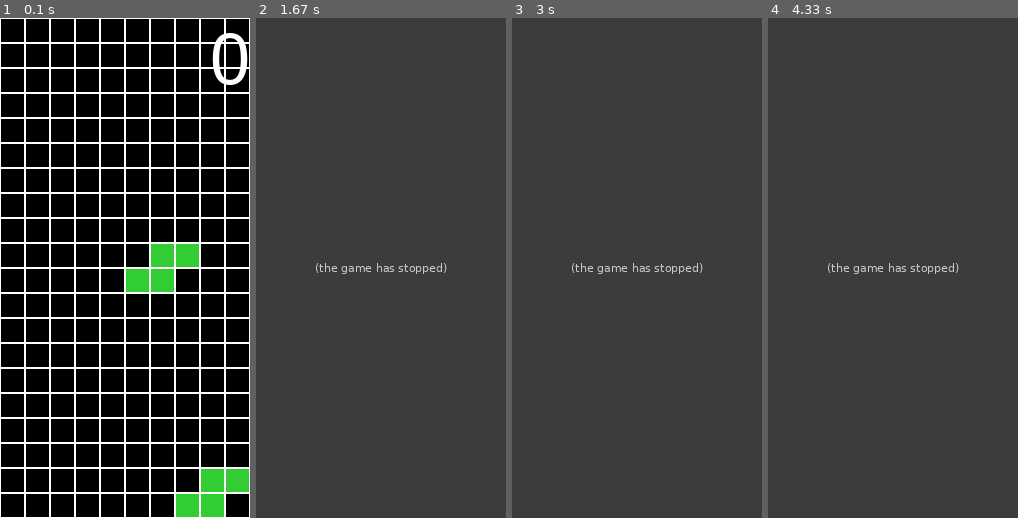
Above: before the commit, frames 1-4 (left to right).
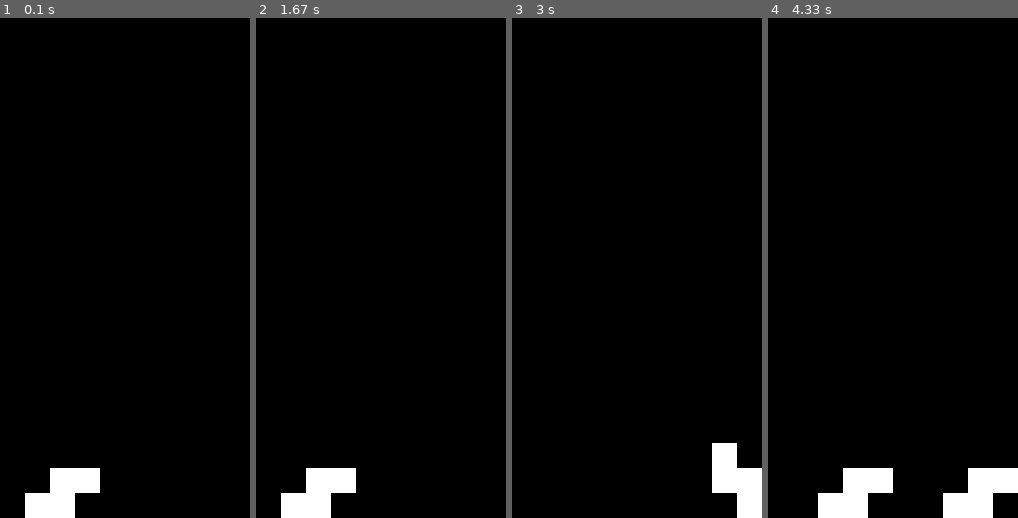
Above: after the commit, the same moments.

Repository: CarsonBarnstable/PyGame_Tetris
Game: pygame game, started from src/Main.py
Two runs of this game, one before a commit and one after it. Both use one fixed random seed, a clock stepped at 60 frames per second and the inputs below.
Inputs:
- Up to frame 1 (0.1 s): no input
- Up to frame 2 (1.67 s): no input
- Up to frame 3 (3 s): no input
- Up to frame 4 (4.33 s): tap Z at 3.57 s; hold X from 3.9 s (still down); hold Down from 3.9 s (still down)

The runs differ from the first frame. In frame 1, 21% of the frame differs, in the area x 0-100%, y 0-100%; in frame 2, 100%; in frame 3, 100%; in frame 4, 100%.
Before the commit the program exited at 1.32 s; later frames show no game.

Commit message:
more refactoring for speed & efficiency

Diff:
--- a/src/Game.py
+++ b/src/Game.py
@@ -17,7 +17,7 @@
 
         # Initializes Game to be displayed
         self.do_ai = True
-        self.draw_possibilities = False
+        self.draw_possibilities = True
         self.calculate_possibilities_scores = True
         self.calculate_best_move = True
         self.make_best_move = True
@@ -41,6 +41,13 @@
         # Initialize Game-Over conditions
         self.continue_game = True
         self.close_button_clicked = False
+
+        # Initialize Game Attributes
+        self.top_left_corner = rect[:2]
+        self.screen_size = rect[2:]
+        self.grid_size = (10, 20)
+        self.score_points = {0: 0, 1: 40, 2: 100, 3: 300, 4: 1200}
+        self.tile_size = [self.screen_size[d]/self.grid_size[d] for d in range(len(self.grid_size))]
 
         # Initialize Score Variables
         self.score = 0
@@ -50,17 +57,13 @@
         self.score_color = pygame.Color("white")
         self.score_bg_color = (0, 0, 0, 0)
 
-        # Initialize Game Attributes
-        self.top_left_corner = rect[:2]
-        self.screen_size = rect[2:]
-        self.grid_size = (10, 20)
-        self.tile_size = [self.screen_size[d]/self.grid_size[d] for d in range(len(self.grid_size))]
-
+        # Set Up Game
         self.active_piece = self.new_piece()
         self.mass = Mass.Mass(self.screen)
 
         if self.do_ai:
-            self.falling_speed = self.computer_fall_speed
+            if not self.draw_possibilities:
+                self.falling_speed = self.computer_fall_speed
             self.intelligence_test()
 
     def play(self):
@@ -126,7 +129,7 @@
         self.draw_score()
 
         # Draws Tile Grid
-        self.draw_tile_background()
+        self.draw_tiles()
 
         # Draws (and renders) all objects to the screen
         pygame.display.flip()
@@ -145,7 +148,6 @@
 
     def decide_continue(self):
         # Checks to see if game should continue
-
         self.continue_game = not self.mass.exists_above_top(self.top_left_corner[1])
         if not self.continue_game:
             self.update_score(0)
@@ -160,30 +162,31 @@
     def handle_key_press(self, key):
         # Handles keys being pressed
         if key == pygame.K_LEFT:
-            self.move_active_piece_horizontally("left")
+            self.move_active_piece_horizontally('L')
         if key == pygame.K_RIGHT:
-            self.move_active_piece_horizontally("right")
+            self.move_active_piece_horizontally('R')
         if key == pygame.K_DOWN:
             self.falling_speed = self.falling_speed * self.fall_speed_multiplier
         if key == pygame.K_SPACE:
             self.active_piece.force_down_to(self.mass.positions())
         if key == pygame.K_z:
-            self.rotate_active_piece(1)
+            self.rotate_active_piece("CCW")
         if key == pygame.K_x:
-            self.rotate_active_piece(-1)
-
-    def draw_tile_background(self):
-        # Draws Background Grid
-
+            self.rotate_active_piece("CW")
+
+    # draws all tiles (to form grid)
+    def draw_tiles(self):
         # Individually Draws all Tiles
         for x_pos in range(self.grid_size[0]):
             for y_pos in range(self.grid_size[1]):
                 this_rect = [x_pos*self.tile_size[0], y_pos*self.tile_size[1]] + self.tile_size
                 pygame.draw.rect(self.screen, self.grid_color, this_rect, self.grid_thickness)
 
+    # instantiates new piece
     def new_piece(self):
         return Piece.Piece(self.screen, self.top_left_corner, self.grid_size, self.tile_size)
 
+    # determines what happens when the "mass" gets touched
     def handle_piece_touching_mass(self):
         self.mass.add(self.active_piece.get_info())
         self.active_piece = self.new_piece()
@@ -193,21 +196,23 @@
         if self.do_ai:
             self.intelligence_test()
 
+    # moves falling piece either left or right (if allowed)
     def move_active_piece_horizontally(self, direction):
         # Moves piece Left/Right along Grid
         shift_direction = 0
-        if direction == "left":
+        if direction == 'L':
             shift_direction = -1
-        if direction == "right":
+        if direction == 'R':
             shift_direction = 1
 
         self.active_piece.shift(shift_direction * self.tile_size[0], self.mass.positions())
 
+    # rotates falling piece either left or right (if allowed)
     def rotate_active_piece(self, rot_direction):
         shift_matrix = (0, 0)
-        if rot_direction == 1:
+        if rot_direction == "CCW":
             shift_matrix = (1, -1)
-        if rot_direction == -1:
+        if rot_direction == "CW":
             shift_matrix = (-1, 1)
 
         self.active_piece.rotate(shift_matrix)
@@ -215,6 +220,7 @@
         if self.active_piece.rotation_was_illegal(shift_matrix, self.mass.positions()):
             self.rotate_active_piece(rot_direction)
 
+    # deals with any full rows (updates score and shifts mass)
     def handle_full_rows(self):
         number_of_full_rows = 0
         for row_num in range(self.grid_size[1]):
@@ -224,13 +230,15 @@
         if number_of_full_rows > 0:
             self.update_score(number_of_full_rows)
 
+    # increments score according to score schema
     def update_score(self, new_row_clears):
-        score_points = {0: 0, 1: 40, 2: 100, 3: 300, 4: 1200}
-        self.score = self.score + score_points[new_row_clears]
-
+        self.score = self.score + self.score_points[new_row_clears]
+
+    # toggles the pause
     def toggle_pause(self):
         self.continue_game = not self.continue_game
 
+    # returns all possible valid outcomes given the circumstances
     def get_all_possible_outcomes(self):
         piece = self.active_piece.get_rects()
         mass_pos = self.mass.positions()
@@ -244,35 +252,34 @@
         possibilities = current_info.get_all_possibilities()
         return possibilities
 
+    # gets score for each  possible outcome
     def get_scores_for(self, possibilities, coefficients):
         scores = {}
-        for key in possibilities.keys():
-            mass = possibilities[key]
+        for key, mass in possibilities.items():
             scores[key] = get_score(mass, self.grid_size, self.tile_size, coefficients)
         return scores
 
     @staticmethod
+    # determines optimal (valid) move
     def get_optimal_moves(in_scores):
         default_move = (0, 1)
 
-        scores = in_scores
-        top_score = scores.get(default_move, 0)
+        top_score = in_scores.get(default_move, 0)
         best_moves = default_move
 
-        for key in scores.keys():
-            current_score = scores.get(key, 0)
-            if current_score > top_score:
-                top_score = current_score
+        for key, temp_score in in_scores.items():
+            if temp_score > top_score:
+                top_score = temp_score
                 best_moves = key
 
         return best_moves
 
+    # makes move according to optimal choice of moves
     def make_move(self, rotation_num, x_shift):
-
         for __ in range(rotation_num):
             self.active_piece.rotate((1, -1))
 
-        overflow_catcher = 10
+        overflow_catcher = self.grid_size[0]
         while self.active_piece.get_centre_x() != x_shift:
             direction = 0
             if self.active_piece.get_centre_x() > x_shift:
@@ -281,7 +288,7 @@
                 direction = 1
             self.active_piece.shift(direction * self.tile_size[0], self.mass.positions())
 
-            overflow_catcher = overflow_catcher - 1
+            overflow_catcher -= 1
             if overflow_catcher == 0:
                 break
 
@@ -289,16 +296,18 @@
             self.draw()
             self.active_piece.fall(self.falling_speed * self.computer_fall_speed)
 
+    # prints all possible possibilities before making it
     def print_all(self, possibilities):
         for key in possibilities.keys():
 
             self.screen.fill(self.bg_color)
             for rect in possibilities[key]:
-                pygame.draw.rect(self.screen, (255, 255, 255, 255), rect)
+                pygame.draw.rect(self.screen, self.score_color, rect)
 
             pygame.display.flip()
             time.sleep(self.possibility_drawing_time_interval)
 
+    # conducts intelligence test
     def intelligence_test(self):
         coefficients = self.coefficients
 
@@ -315,12 +324,11 @@
             best_moves = self.get_optimal_moves(all_scores)
 
             if self.make_best_move:
-                num_of_rotations = best_moves[0]
-                x_shift = best_moves[1]
-
+                num_of_rotations, x_shift = best_moves
                 self.make_move(num_of_rotations, x_shift)
 
 
+# a true quit (close window)
 def game_quit():
     pygame.quit()
     sys.exit()
--- a/src/Mass.py
+++ b/src/Mass.py
@@ -29,10 +29,7 @@
         return self.pieces
 
     def exists_above_top(self, top):
-        for piece in self.pieces:
-            if piece[1][1] < top:
-                return True
-        return False
+        return any(piece[1][1] < top for piece in self.pieces)
 
     def add(self, new_piece):
         for chunk in new_piece[1]:
